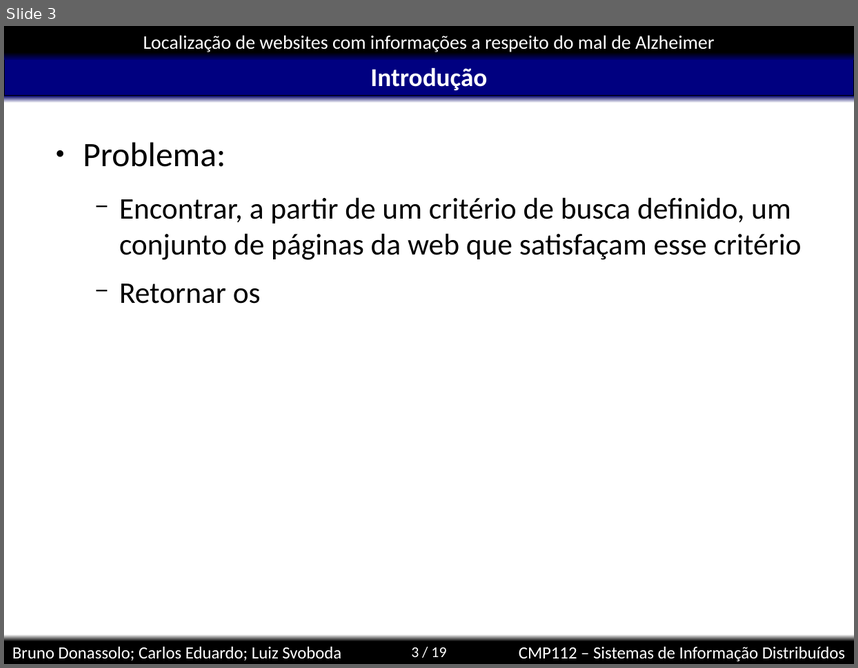
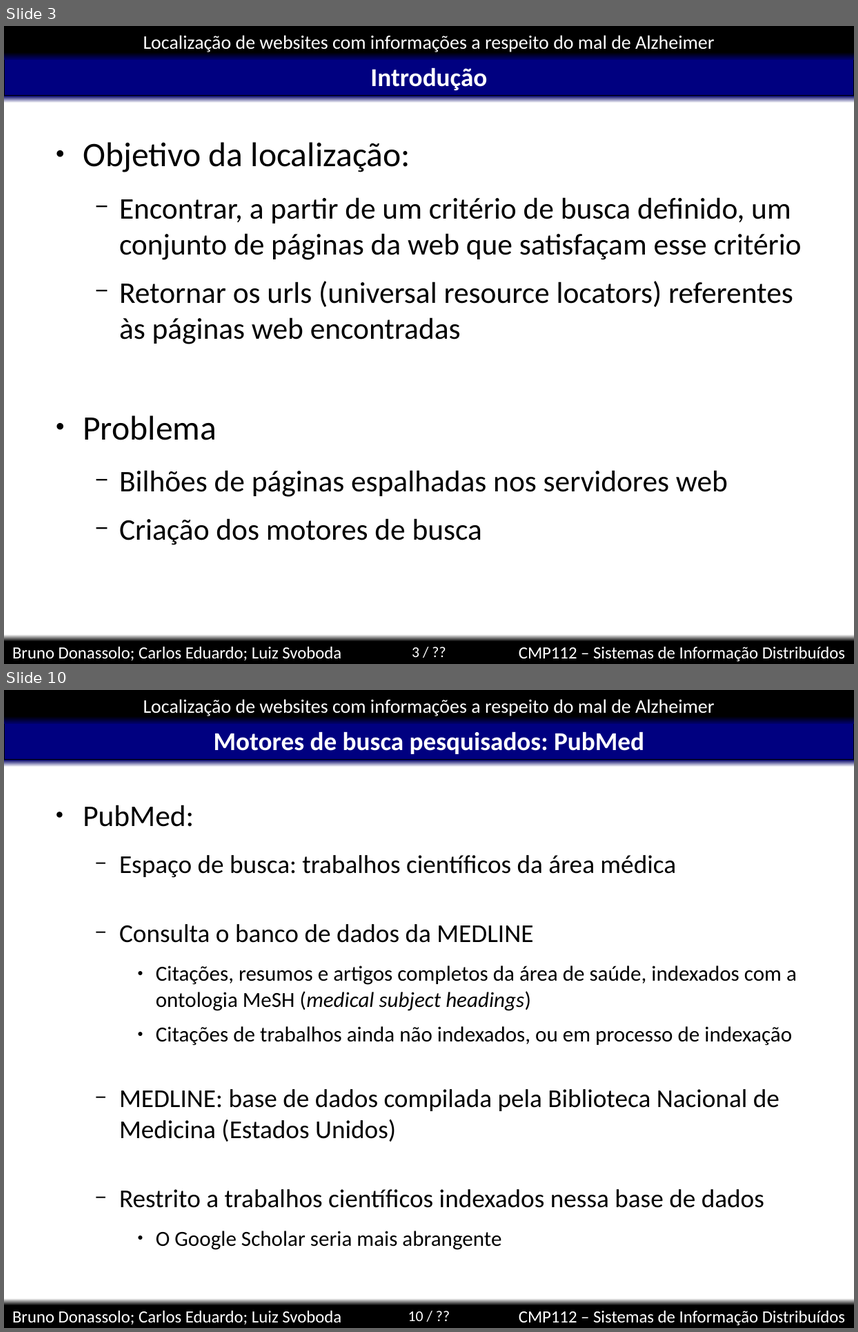
Before and after one commit to kdubezerra/kdubezerra, a slide deck: disciplinas/cmp112/localizacao.ppt. Shown one above the other, each under a label of ours: slide 3 before the commit, slides 3 and 10 after it; the slides between them are not shown. The pictures are 858x668 and 858x1332 pixels, drawn with LibreOffice and Linux fonts; fonts in the diff are those of the drawing; background and template pictures are left out. Boxes give left, top, right and bottom in pixels: in the first picture for what was removed or moved away, otherwise in the second. Text is boxed around its words. In the diff, an @@ line names an element or a change of style, - is before the commit and + after.

```diff
--- a/disciplinas/cmp112/localizacao.ppt
+++ b/disciplinas/cmp112/localizacao.ppt
@@ slide 10 added at box(4, 690, 854, 1328), background #FFFFFF; not listed: 8 template elements that a slide beside it also shows @@
@@ title added at box(214, 732, 644, 754), 24 pt, text #FFFFFF, bold @@
+Motores de busca pesquisados: PubMed
@@ text added at box(83, 805, 797, 1250), 24 pt, text #000000 @@
+● PubMed:
+  − Espaço de busca: trabalhos científicos da área médica
+  − Consulta o banco de dados da MEDLINE
+    ● Citações, resumos e artigos completos da área de saúde, indexados com a ontologia MeSH (medical subject headings)
+    ● Citações de trabalhos ainda não indexados, ou em processo de indexação
+  − MEDLINE: base de dados compilada pela Biblioteca Nacional de Medicina (Estados Unidos)
+  − Restrito a trabalhos científicos indexados nessa base de dados
+    ● O Google Scholar seria mais abrangente
@@ slide 3 changed as well @@
@@ text at box(83, 142, 410, 172): text changed @@
-● Problema:
+● Objetivo da localização:
@@ text at box(83, 281, 793, 545): text changed @@
-  − Retornar os
+  − Retornar os urls (universal resource locators) referentes às páginas web encontradas
+● Problema
+  − Bilhões de páginas espalhadas nos servidores web
+  − Criação dos motores de busca
@@ page number at box(412, 647, 419, 657): text changed @@
-3 / 19
+3 / ??
```
Also in this commit, not shown: 1 other slide changed, 10 other slides added.
